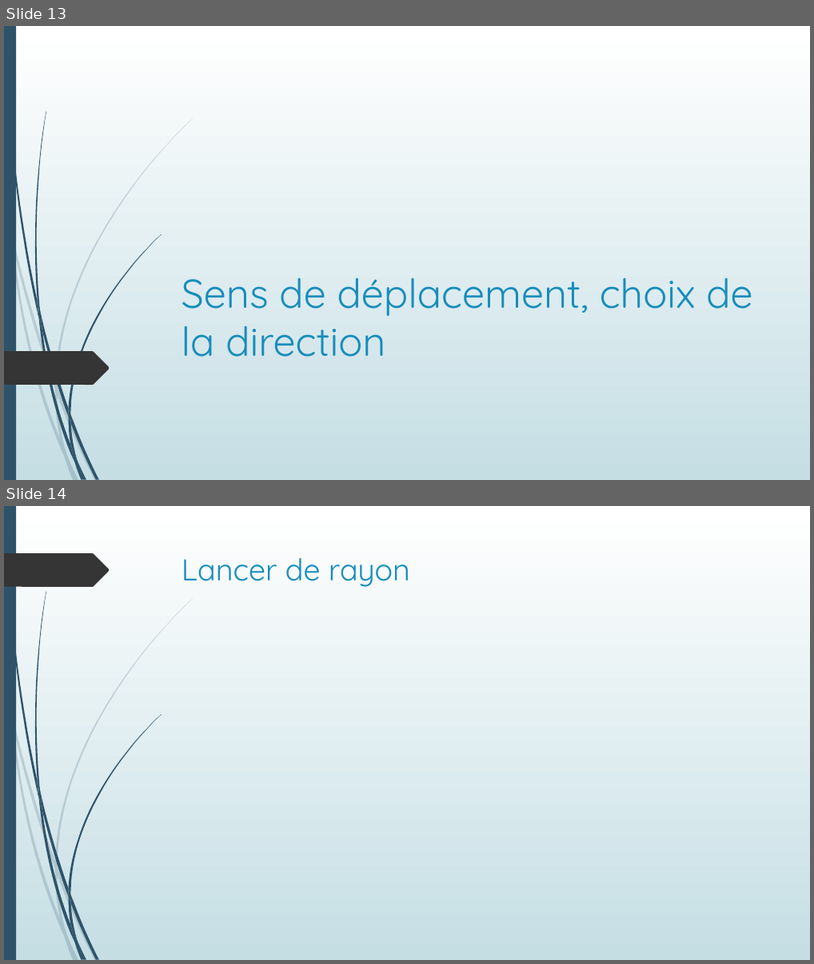
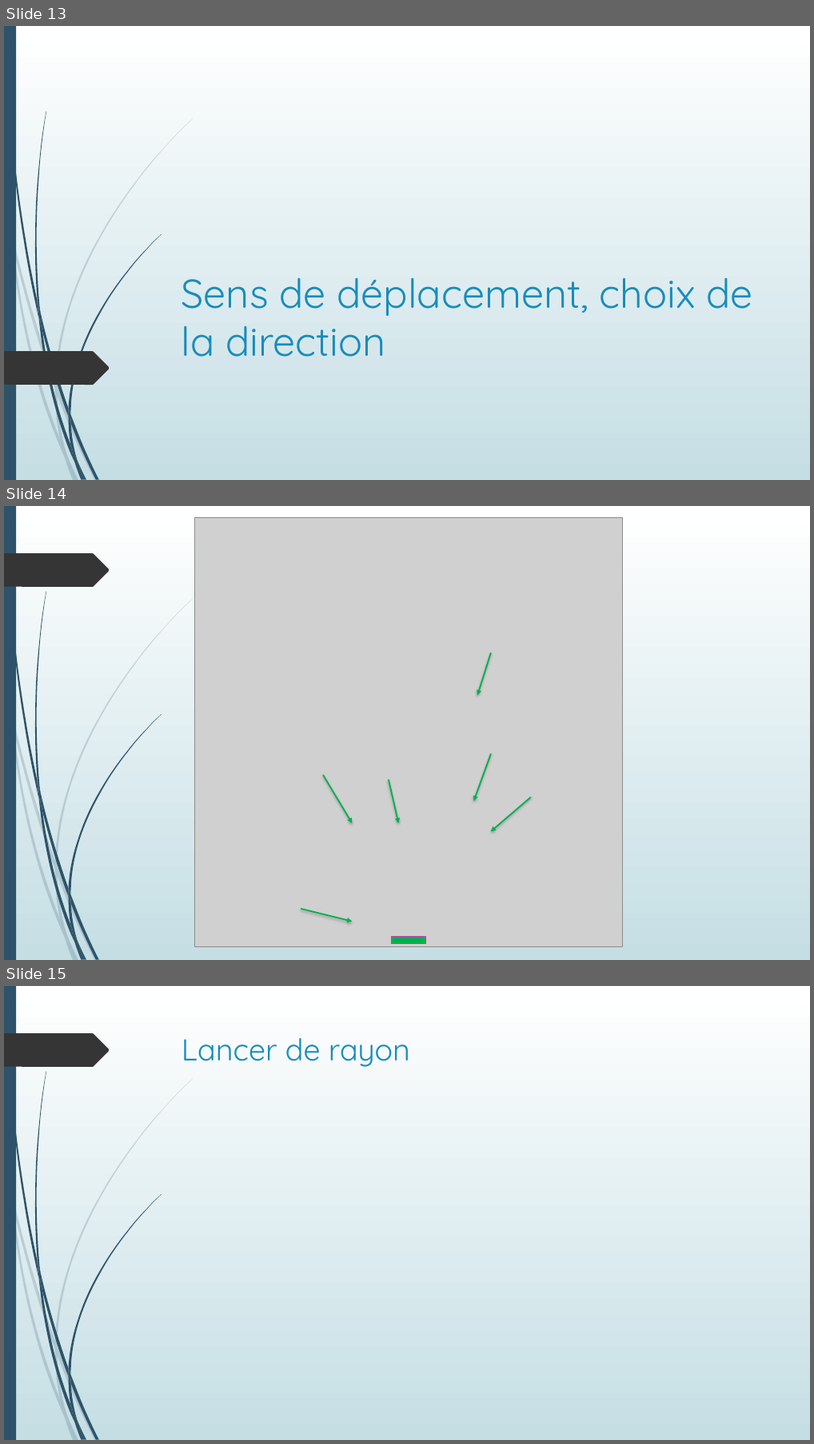
Before and after one commit to Poroing/CrowdDeplacementOptimisation, a slide deck: Présentation/Détermination d'un plan d'évacuation incendie.pptx. Shown one above the other, each under a label of ours: slides 13 and 14 before the commit, slides 13, 14 and 15 after it. The pictures are 814x964 and 814x1444 pixels, drawn with LibreOffice and Linux fonts; fonts in the diff are those of the drawing; grey boxes stand for pictures. Boxes give left, top, right and bottom in pixels: in the first picture for what was removed or moved away, otherwise in the second. Text is boxed around its words. In the diff, an @@ line names an element or a change of style, - is before the commit and + after.

```diff
--- a/Présentation/Détermination d'un plan d'évacuation incendie.pptx
+++ b/Présentation/Détermination d'un plan d'évacuation incendie.pptx
@@ slide 14 added at (x1=4, y1=506, x2=810, y2=960), background gradient #FFFFFF to #C5DEE5; not listed: 24 template elements that a slide beside it also shows @@
@@ picture added at (x1=194, y1=518, x2=623, y2=947) @@
@@ arrow added from (491, 653) to (478, 695), #00B050 1.75 pt @@
@@ arrow added from (491, 754) to (474, 800), #00B050 1.75 pt @@
@@ arrow added from (323, 776) to (353, 823), #00B050 1.75 pt @@
@@ arrow added from (389, 780) to (399, 823), #00B050 1.75 pt @@
@@ arrow added from (531, 797) to (491, 832), #00B050 1.75 pt @@
@@ arrow added from (302, 908) to (353, 921), #00B050 1.75 pt @@
@@ rectangle added at (x1=392, y1=936, x2=426, y2=944), fill #00B050, outline #DE31B6 0.75 pt @@
@@ what was slide 14 is now slide 15 @@
```
Also in this commit, not shown: 2 slides changed, 8 other slides added, 1 slide removed.
